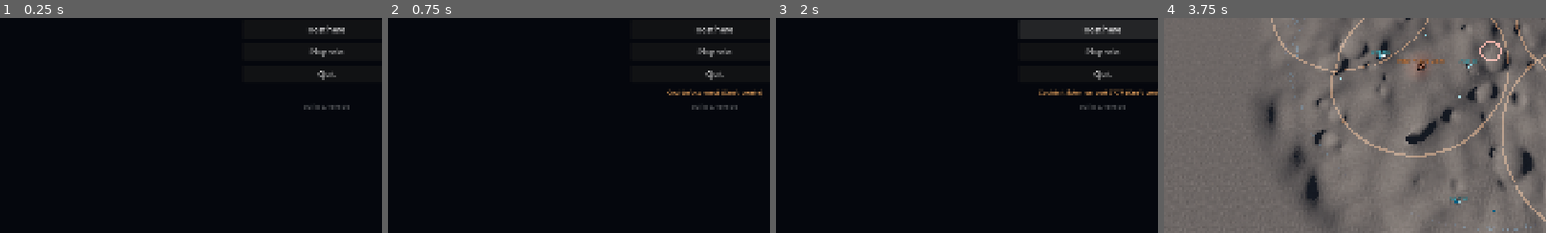
Above: before the commit, frames 1-4 (left to right).
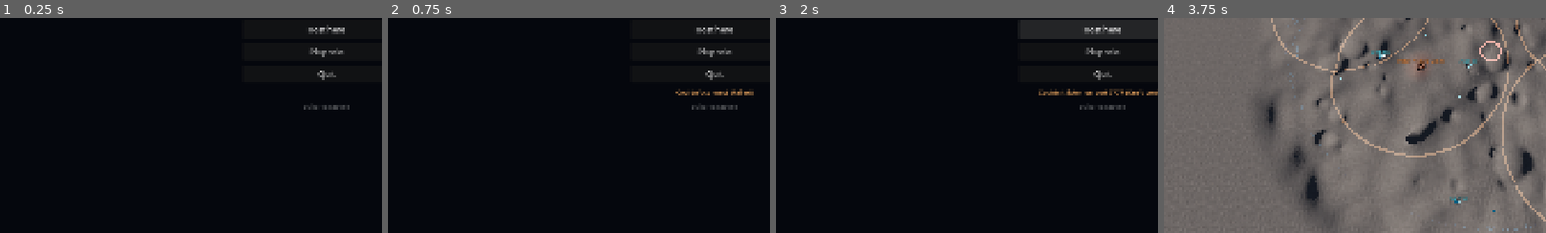
Above: after the commit, the same moments.

Repository: devonbacon/rockhopper
Game: Godot game, scene res://menu/menu.tscn
Same seed, same stepped clock (60 frames per second), same inputs: the game is played once before the commit and once after it.
Inputs:
- Up to frame 1 (0.25 s): no input
- Up to frame 2 (0.75 s): click "Join" at 0.5 s
- Up to frame 3 (2 s): click "Host here" at 1.25 s
- Up to frame 4 (3.75 s): click "Play solo" at 2 s; click "Back to the menu" at 2.75 s; click "Play solo" at 3.5 s
The pictures show only the part of the screen within x 7-57%, y 50-100%; the shares and areas given below are measured in that part.

The runs differ from the first frame. In frame 1, 0.1% of the frame differs, in the area x 82-90%, y 40-43%; in frame 2, 0.5%, in the area x 73-98%, y 32-43%; in frame 3, 0.1%; in frame 4, nothing differs.

Commit message:
Play in a browser: WebSocket multiplayer and a web build on play.devoncoleman.com
Multiplayer runs over WebSocketMultiplayerPeer instead of ENet, so browsers
can join (TCP 7777; wss:// through the shared Caddy at
rockhopper.play.devoncoleman.com:9443, set up by tools/proxy_server.sh). The
menu's server field takes host:port or a URL, remembers it, and is filled
from rockhopper-server.json, or ?server= in a browser. A web export preset,
built without threads and drawn with the Compatibility renderer for web only,
is published by a GitHub Action to game-demo-test/rockhopper, as Sloprunner
is. Without threads the music renders a few milliseconds a frame; losing the
pointer lock mid-mission pauses; hosting and Quit are hidden in a browser.

Co-Authored-By: Claude Opus 5.5 <noreply@anthropic.com>
Claude-Session: https://claude.ai/code/session_01CTFNcrjUJ2JgDEEvbUvrvh

Diff:
--- a/audio/music.gd
+++ b/audio/music.gd
@@ -598,6 +598,8 @@
 	var player := AudioStreamPlayer.new()
 	player.stream = stream
 	player.bus = bus_name
+	# Generated, so it can't be a web build's sample.
+	player.playback_type = AudioServer.PLAYBACK_TYPE_STREAM
 	add_child(player)
 	player.play()
 	return player.get_stream_playback()
@@ -636,16 +638,24 @@
 
 
 ## Renders sounds on a worker thread, one after another in the order asked
-## for, handing them back as they're done.
+## for, handing them back as they're done. Where there are no threads (the
+## web build), it renders on the main thread instead, a few milliseconds a
+## frame, so the game doesn't stop while a sound is made.
 class Renderer:
+	## Milliseconds a frame to spend rendering without a thread.
+	const FRAME_BUDGET_MSEC := 4
 	const PAD_STRETCH := 2048
 	var synth: Instruments
+	var _threaded := !OS.has_feature("nothreads")
 	var _mutex := Mutex.new()
 	## [[name, Callable]] waiting. A Callable gives the sound, or a Pad to
 	## render it.
 	var _queue: Array = []
 	var _done: Dictionary[String, PackedVector2Array] = {}
 	var _task := -1
+	## Without a thread: the pad being rendered, and its name.
+	var _pad: Instruments.Pad
+	var _pad_name := ""
 
 	func _init(rate: float) -> void:
 		synth = Instruments.new(rate)
@@ -657,7 +667,9 @@
 
 	## Returns what's finished since last time, and keeps the work going.
 	func poll() -> Dictionary[String, PackedVector2Array]:
-		if _task >= 0 and WorkerThreadPool.is_task_completed(_task):
+		if !_threaded:
+			_work_for(FRAME_BUDGET_MSEC)
+		elif _task >= 0 and WorkerThreadPool.is_task_completed(_task):
 			WorkerThreadPool.wait_for_task_completion(_task)
 			_task = -1
 		_mutex.lock()
@@ -665,7 +677,7 @@
 		_done = {}
 		var waiting := !_queue.is_empty()
 		_mutex.unlock()
-		if _task < 0 and waiting:
+		if _threaded and _task < 0 and waiting:
 			_task = WorkerThreadPool.add_task(_work, false, "Render music")
 		return done
 
@@ -685,3 +697,23 @@
 			_mutex.lock()
 			_done[job[0]] = sound
 			_mutex.unlock()
+
+	## Without a thread: renders for about `msec`, a sound or a stretch of
+	## a pad at a time.
+	func _work_for(msec: int) -> void:
+		var until := Time.get_ticks_msec() + msec
+		while Time.get_ticks_msec() < until:
+			if _pad:
+				if _pad.render(PAD_STRETCH):
+					_done[_pad_name] = _pad.out
+					_pad = null
+				continue
+			if _queue.is_empty():
+				return
+			var job: Array = _queue.pop_front()
+			var sound: Variant = job[1].call()
+			if sound is Instruments.Pad:
+				_pad = sound
+				_pad_name = job[0]
+			else:
+				_done[job[0]] = sound
--- a/menu/menu.gd
+++ b/menu/menu.gd
@@ -1,8 +1,16 @@
 extends Control
 ## The front door: play solo, host, or join a server. Everyone starts as a
 ## soldier; the commander's seat is in the pod. On the command line (after
-## --): server [port=], join=host:port, host, name=; any other argument goes
-## straight into a solo game, so the debug arguments keep working.
+## --): server [port=], join=host:port (or a ws:// or wss:// URL), host,
+## name=; any other argument goes straight into a solo game, so the debug
+## arguments keep working. In a browser, ?server= and ?name= on the page's
+## address fill the fields in.
+
+## Where the server's public address is published, beside the web build.
+const SERVER_INFO := "https://play.devoncoleman.com/rockhopper-server.json"
+## If that can't be had: the proxy's address in a browser (an HTTPS page
+## can't open a plain ws://), the LAN's elsewhere.
+var _fallback_server := "wss://rockhopper.play.devoncoleman.com:9443" if OS.has_feature("web") else "192.168.1.27:7777"
 
 var _name: LineEdit
 var _address: LineEdit
@@ -19,7 +27,9 @@
 	for arg in OS.get_cmdline_user_args():
 		var parts := arg.trim_prefix("--").split("=", true, 1)
 		args[parts[0]] = parts[1] if parts.size() > 1 else ""
-	Net.player_name = args.get("name", Net.player_name)
+	var saved := ConfigFile.new()
+	saved.load("user://settings.cfg")
+	Net.player_name = args.get("name", _query().get("name", saved.get_value("net", "name", Net.player_name)))
 	Net.role = StringName(args.get("role", Net.role))
 	if args.has("seed"):
 		Net.seed_value = int(args.seed)
@@ -33,8 +43,7 @@
 		return
 	if args.has("join"):
 		_build()
-		var target := String(args.join).split(":")
-		Net.join(target[0], int(target[1]) if target.size() > 1 else Net.PORT)
+		Net.join(args.join)
 		return
 	if !args.is_empty():
 		get_tree().change_scene_to_file.call_deferred("res://game/game.tscn")
@@ -60,9 +69,17 @@
 	title.add_theme_font_size_override("font_size", 48)
 	title.horizontal_alignment = HORIZONTAL_ALIGNMENT_CENTER
 	column.add_child(title)
+	var saved := ConfigFile.new()
+	saved.load("user://settings.cfg")
 	_name = _field(column, "Name", Net.player_name)
-	_address = _field(column, "Server", "192.168.1.27:%d" % Net.PORT)
-	for entry: Array in [["Join", _on_join], ["Host here", _on_host], ["Play solo", _on_solo], ["Quit", func() -> void: get_tree().quit()]]:
+	_address = _field(column, "Server", _query().get("server", saved.get_value("net", "server", "")))
+	_address.placeholder_text = "wss://... or host:port"
+	if _address.text == "":
+		_fetch_server()
+	var entries: Array = [["Join", _on_join], ["Host here", _on_host], ["Play solo", _on_solo], ["Quit", func() -> void: get_tree().quit()]]
+	if OS.has_feature("web"):
+		entries = [entries[0], entries[2]]
+	for entry: Array in entries:
 		var button := Button.new()
 		button.text = entry[0]
 		button.custom_minimum_size.y = 44
@@ -97,14 +114,46 @@
 	return edit
 
 
+## The page's ?key=value pairs, in a browser.
+func _query() -> Dictionary:
+	var query := {}
+	if !OS.has_feature("web"):
+		return query
+	for part in str(JavaScriptBridge.eval("window.location.search")).trim_prefix("?").split("&", false):
+		var pair := part.split("=", true, 1)
+		if pair.size() == 2:
+			query[pair[0].uri_decode()] = pair[1].uri_decode()
+	return query
+
+
+## Fills the server in from where it's published.
+func _fetch_server() -> void:
+	var url := SERVER_INFO
+	if OS.has_feature("web"):
+		url = str(JavaScriptBridge.eval("new URL('../rockhopper-server.json', window.location.href).href"))
+	var request := HTTPRequest.new()
+	add_child(request)
+	request.request_completed.connect(func(result: int, code: int, _headers: PackedStringArray, body: PackedByteArray) -> void:
+		request.queue_free()
+		var info: Variant = JSON.parse_string(body.get_string_from_utf8()) if result == HTTPRequest.RESULT_SUCCESS and code == 200 else null
+		if _address.text == "":
+			_address.text = info.url if info is Dictionary and info.has("url") else _fallback_server)
+	if request.request(url + "?t=%d" % Time.get_unix_time_from_system()) != OK:
+		_address.text = _fallback_server
+
+
 func _take_settings() -> void:
 	Net.player_name = _name.text.strip_edges() if _name.text.strip_edges() != "" else "Soldier"
+	var saved := ConfigFile.new()
+	saved.load("user://settings.cfg")
+	saved.set_value("net", "name", Net.player_name)
+	saved.set_value("net", "server", _address.text.strip_edges())
+	saved.save("user://settings.cfg")
 
 
 func _on_join() -> void:
 	_take_settings()
-	var target := _address.text.strip_edges().split(":")
-	Net.join(target[0], int(target[1]) if target.size() > 1 else Net.PORT)
+	Net.join(_address.text.strip_edges())
 
 
 func _on_host() -> void:
--- a/net/net.gd
+++ b/net/net.gd
@@ -1,8 +1,8 @@
 extends Node
-## Networking. Solo needs none of it; a host is a server with a local
-## player; a dedicated server (--server) has none; clients mirror the
-## server. Every RPC lives on this autoload, so its path is the same on
-## every peer.
+## Networking, over WebSockets so browsers can join. Solo needs none of
+## it; a host is a server with a local player; a dedicated server
+## (--server) has none; clients mirror the server. Every RPC lives on this
+## autoload, so its path is the same on every peer.
 ##
 ## Each mission starts in the lobby, on the map it'll be played on: the
 ## leader (whoever's been connected longest) picks where the pod lands,
@@ -94,8 +94,8 @@
 
 
 func start_server(port: int, dedicated: bool) -> Error:
-	var peer := ENetMultiplayerPeer.new()
-	var err := peer.create_server(port, MAX_PEERS)
+	var peer := _socket()
+	var err := peer.create_server(port, "*")
 	if err != OK:
 		status.emit("Couldn't listen on port %d (%s)" % [port, error_string(err)])
 		return err
@@ -112,18 +112,30 @@
 	return OK
 
 
-func join(address: String, port: int) -> Error:
-	var peer := ENetMultiplayerPeer.new()
-	var err := peer.create_client(address, port)
+## `url` is ws://host:port, wss://..., or just host[:port].
+func join(url: String) -> Error:
+	if !url.contains("://"):
+		url = "ws://" + url
+	if url.begins_with("ws://") and url.count(":") < 2:
+		url += ":%d" % PORT
+	var peer := _socket()
+	var err := peer.create_client(url)
 	if err != OK:
 		status.emit("Couldn't connect (%s)" % error_string(err))
 		return err
 	multiplayer.multiplayer_peer = peer
 	mode = Mode.CLIENT
-	_target = "%s:%d" % [address, port]
+	_target = url
 	last_error = ""
-	status.emit("Connecting to %s:%d..." % [address, port])
+	status.emit("Connecting to %s..." % url)
 	return OK
+
+
+func _socket() -> WebSocketMultiplayerPeer:
+	var peer := WebSocketMultiplayerPeer.new()
+	peer.inbound_buffer_size = 1 << 20
+	peer.outbound_buffer_size = 1 << 20
+	return peer
 
 
 ## Back to solo, as after leaving a game.
@@ -193,6 +205,10 @@
 func _on_peer_connected(id: int) -> void:
 	print("peer %d connected" % id)
 	if !authority():
+		return
+	if multiplayer.get_peers().size() > MAX_PEERS:
+		print("full; dropping peer %d" % id)
+		multiplayer.multiplayer_peer.disconnect_peer(id)
 		return
 	get_tree().create_timer(HELLO_WITHIN).timeout.connect(func() -> void:
 		if multiplayer.multiplayer_peer and !peers.has(id) and multiplayer.get_peers().has(id):
--- a/project.godot
+++ b/project.godot
@@ -41,5 +41,6 @@
 
 [rendering]
 
+renderer/rendering_method.web="gl_compatibility"
 lights_and_shadows/directional_shadow/size=8192
 anti_aliasing/quality/msaa_3d=1
--- a/ui/hud.gd
+++ b/ui/hud.gd
@@ -50,6 +50,9 @@
 ## turn, refreshed every so often.
 var _forecast: Array[bool] = []
 var _forecast_age := 99.0
+## Whether the mouse was captured last frame. In a browser, Esc frees it
+## before the game hears the key, so losing it mid-game pauses instead.
+var _captured := false
 
 
 func _ready() -> void:
@@ -163,6 +166,8 @@
 				set_paused(false)
 				SoundEditor.toggle()],
 			["Quit", func() -> void: get_tree().quit()]]:
+		if entry[0] == "Quit" and OS.has_feature("web"):
+			continue
 		var button := Button.new()
 		button.text = entry[0]
 		button.custom_minimum_size = Vector2(260, 48)
@@ -178,6 +183,10 @@
 
 
 func _process(delta: float) -> void:
+	var captured := Input.mouse_mode == Input.MOUSE_MODE_CAPTURED
+	if OS.has_feature("web") and _captured and !captured and !_pause.visible and game.state == Game.State.PLAYING and !SoundEditor.open and !(game.commander_view and game.commander_view.visible):
+		set_paused(true)
+	_captured = captured
 	_forecast_age += delta
 	if _forecast_age > 0.4:
 		_forecast_age = 0.0
Not shown, changed: export_presets.cfg
Not shown, added: .github/workflows/deploy-pages.yml
Not shown, changed: README.md
Not shown, changed: tools/deploy_server.sh
Not shown, added: tools/proxy_server.sh
